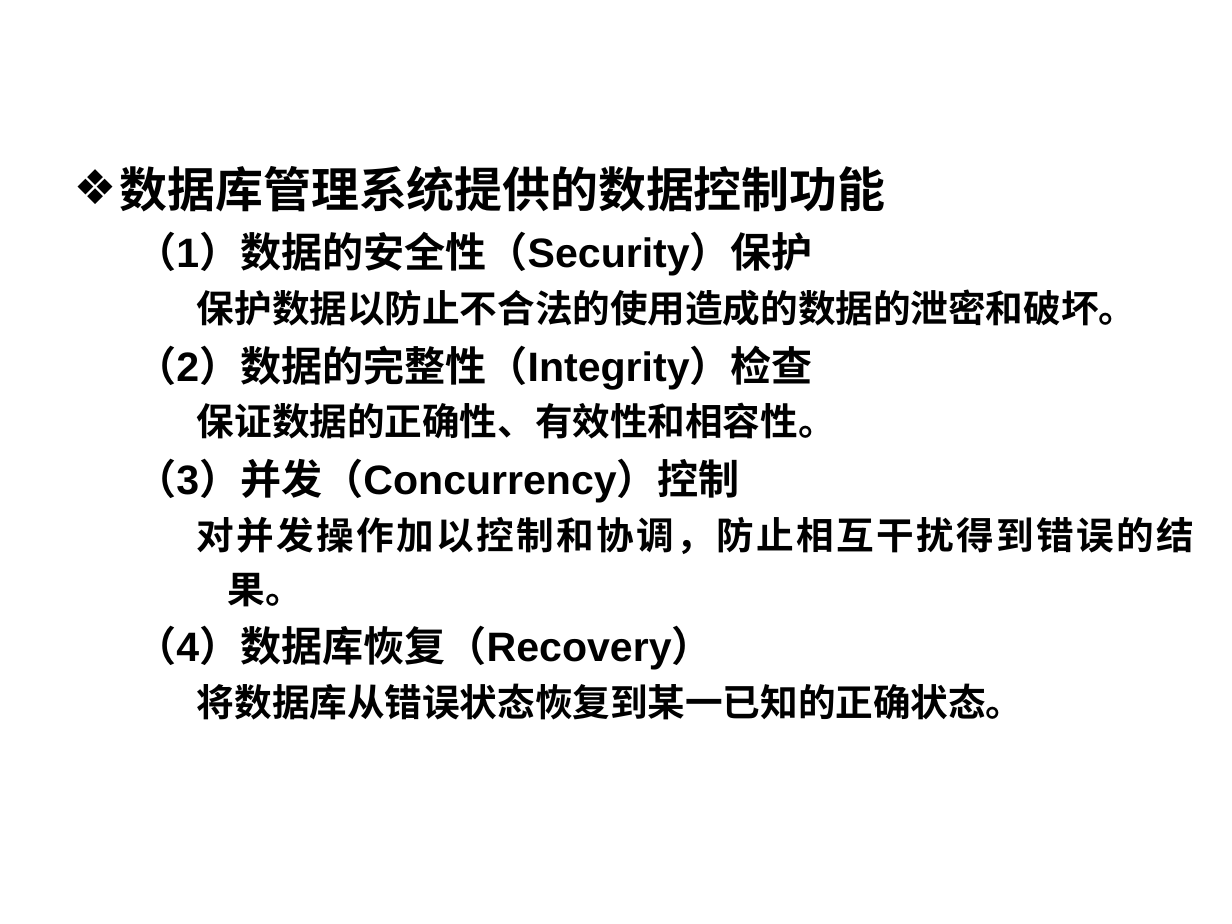
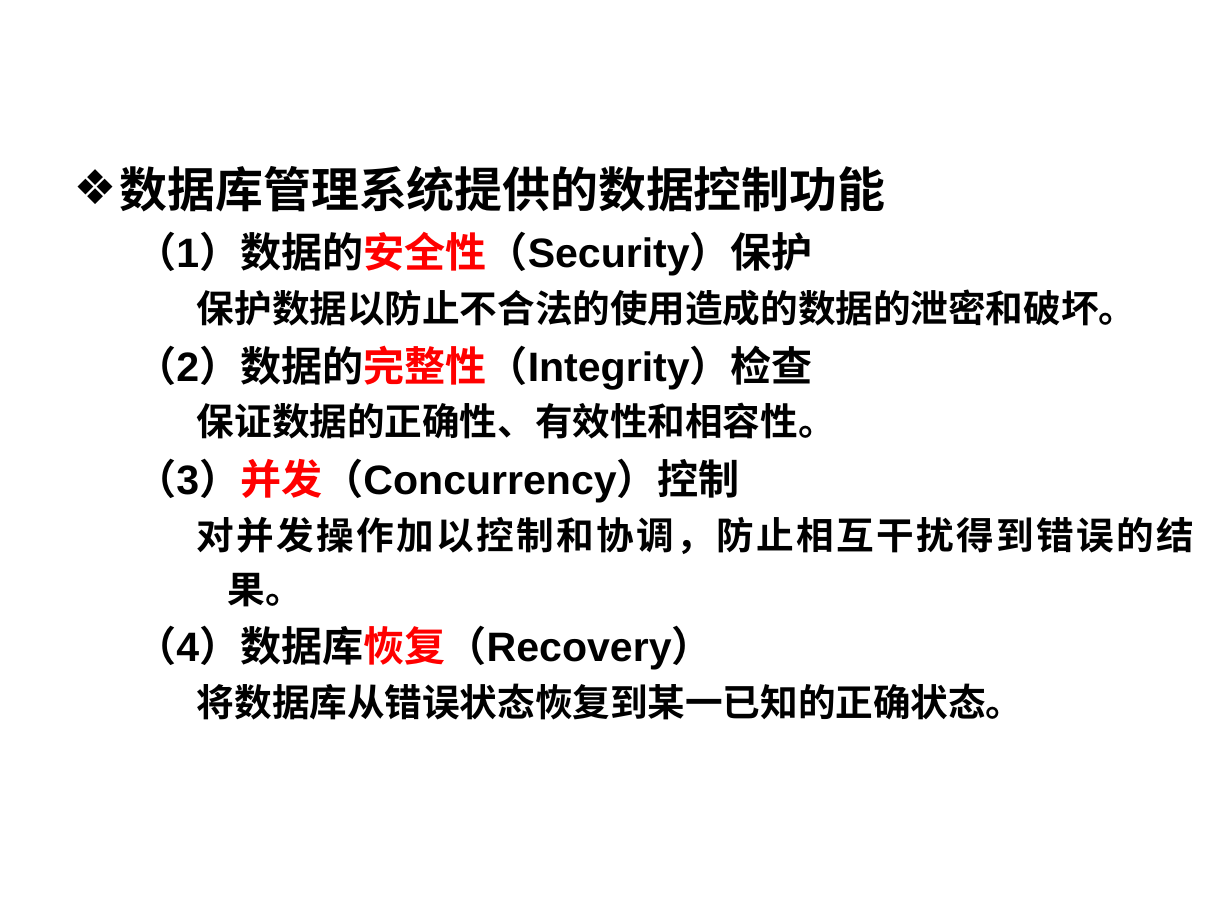
Before and after one commit to HBU/DataBase, a slide deck: slide 34 of PPT/DB第01章.ppt. Drawn at 1232x924 pixels with LibreOffice and Linux fonts; fonts in the diff are those of the drawing; background and template pictures are left out. Boxes give left, top, right and bottom in pixels: in the first picture for what was removed or moved away, otherwise in the second. Text is boxed around its words. In the diff, an @@ line names an element or a change of style, - is before the commit and + after.

```diff
--- a/PPT/DB第01章.ppt
+++ b/PPT/DB第01章.ppt
@@ text at box(135, 231, 813, 670): text colour #000000 to #FF0000 in "（1）数据的安全性（Security）保护", "（2）数据的完整性（Integrity）检查", "（3）并发（Concurrency）控制", "（4）数据库恢复（Recovery）" @@
```
Also in this commit, not shown: 13 other slides changed.
